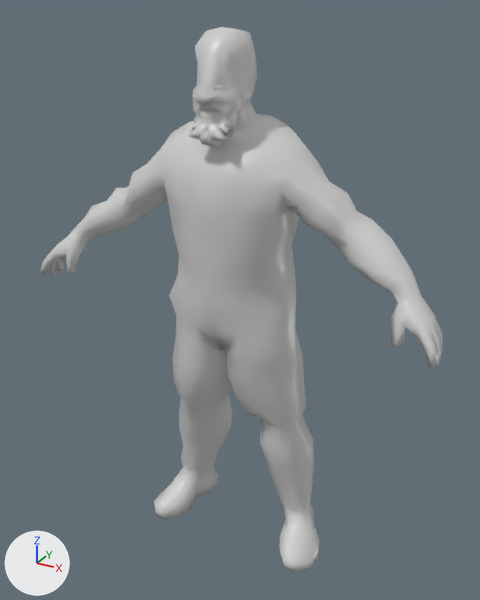
An edit to the COLLADA model TheBigLezGame/assets/Characters/Donny/Donny.dae, drawn before and after from the same camera.
One viewpoint serves both versions: a 50 mm camera at (16.03, -12.21, 12.72) aimed at (9.2, 0.21, 6.51). Every picture has the same lights, and +X, +Y and +Z are marked at lower left. Where no turn or scale is listed for an object, it has been applied to the vertices.

The first picture shows 'lowman_shoes_001'.
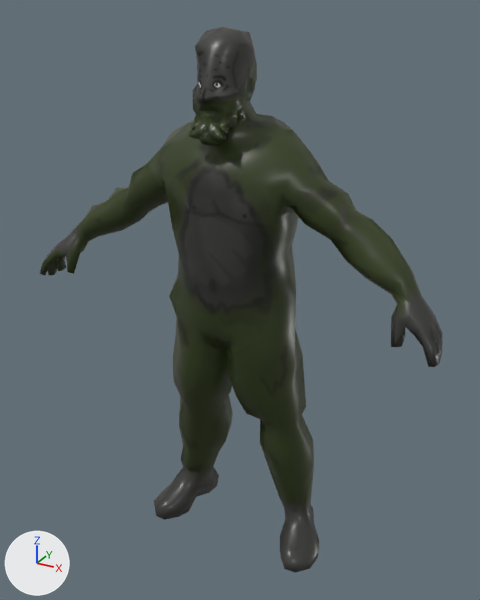
The newer file is also turned or shifted as a whole; pictures and numbers use the older file's frame.

The change, as a diff of the scene's bpy script:
```diff
--- a/TheBigLezGame/assets/Characters/Donny/Donny.dae.py
+++ b/TheBigLezGame/assets/Characters/Donny/Donny.dae.py
@@ img_donnyuv_png @@
+img_donnyuv_png = load_image('DonnyUV.png', 'DonnyUV.png', 1024, 1024, 'sRGB')
@@ mat_material1_001 @@
 mat_material1_001 = principled_material('Material1_001')
-mat_material1_001.base_color = (0.64, 0.64, 0.64)  # light grey #d1d1d1
+mat_material1_001.texture = img_donnyuv_png
 mat_material1_001.roughness = 0.35
```

Where the change shows, as pixel boxes [x1, y1, x2, y2] in the pictures (480 x 600 px):
'lowman_shoes_001', surface changed: [40, 27, 443, 573] in both
